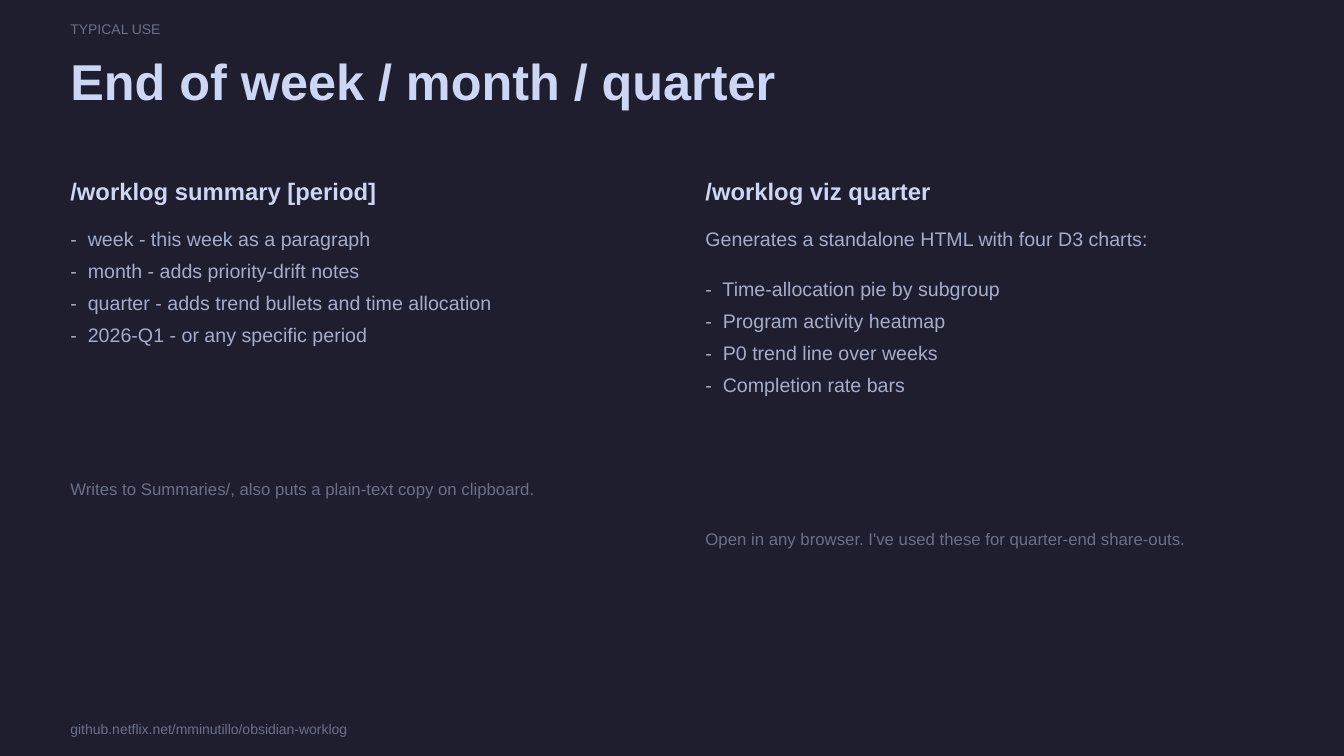
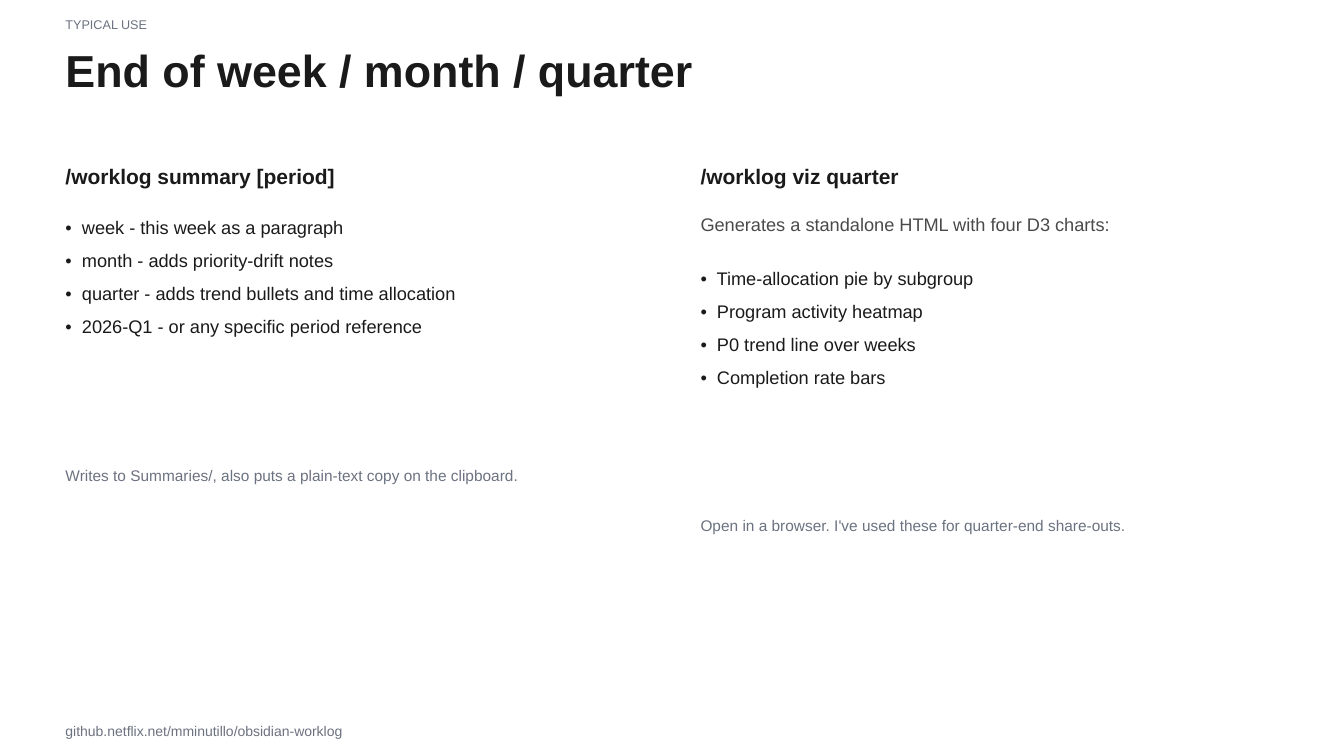
Before and after one commit to menottim/obsidian-worklog, a slide deck: slide 19 of presentation/netflix-workshop.pptx. Drawn at 1344x756 pixels with LibreOffice and Linux fonts; fonts in the diff are those of the drawing. Boxes give left, top, right and bottom in pixels: in the first picture for what was removed or moved away, otherwise in the second. Text is boxed around its words. In the diff, an @@ line names an element or a change of style, - is before the commit and + after.

```diff
--- a/presentation/netflix-workshop.pptx
+++ b/presentation/netflix-workshop.pptx
@@ rectangle removed at box(0, 0, 1344, 756) @@
@@ text "TYPICAL USE" at box(65, 20, 147, 29): size 10 to 9 pt, text colour #6C7086 to #6B7280 @@
@@ text "End of week / month ..." at box(65, 54, 692, 96): size 36 to 32 pt, text colour #CDD6F4 to #1A1A1A @@
@@ text "/worklog summary [period]" at box(65, 168, 335, 188): size 17 to 15 pt, text colour #CDD6F4 to #1A1A1A @@
@@ text "/worklog viz quarter" at box(701, 168, 898, 188): size 17 to 15 pt, text colour #CDD6F4 to #1A1A1A @@
@@ text at box(82, 220, 456, 337): text changed; size 14 to 13 pt; text colour #A6ADC8 to #1A1A1A @@
-- week - this week as a paragraph
-- month - adds priority-drift notes
-- quarter - adds trend bullets and time allocation
-- 2026-Q1 - or any specific period
+• week - this week as a paragraph
+• month - adds priority-drift notes
+• quarter - adds trend bullets and time allocation
+• 2026-Q1 - or any specific period reference
@@ 3 texts: place and size @@
-3 texts at box(70, 182, 1148, 246)
+3 texts at box(65, 168, 1109, 231)
@@ text "Generates a standalone HTML with ..." at box(701, 218, 1109, 231): size 14 to 13 pt, text colour #A6ADC8 to #4A4A4A @@
@@ text at box(717, 271, 974, 388): text changed; size 14 to 13 pt; text colour #A6ADC8 to #1A1A1A @@
-- Time-allocation pie by subgroup
-- Program activity heatmap
-- P0 trend line over weeks
-- Completion rate bars
+• Time-allocation pie by subgroup
+• Program activity heatmap
+• P0 trend line over weeks
+• Completion rate bars
@@ text at box(65, 470, 518, 484): text changed; size 12 to 11 pt; text colour #6C7086 to #6B7280 @@
-Writes to Summaries/, also puts a plain-text copy on clipboard.
+Writes to Summaries/, also puts a plain-text copy on the clipboard.
@@ text at box(701, 520, 1125, 534): text changed; size 12 to 11 pt; text colour #6C7086 to #6B7280 @@
-Open in any browser. I've used these for quarter-end share-outs.
+Open in a browser. I've used these for quarter-end share-outs.
@@ text "github.netflix.net/mminutillo/obsidian-worklog" at box(65, 726, 342, 739): text colour #6C7086 to #6B7280 @@
```
Also in this commit, not shown: 25 other slides changed, 1 other file.
